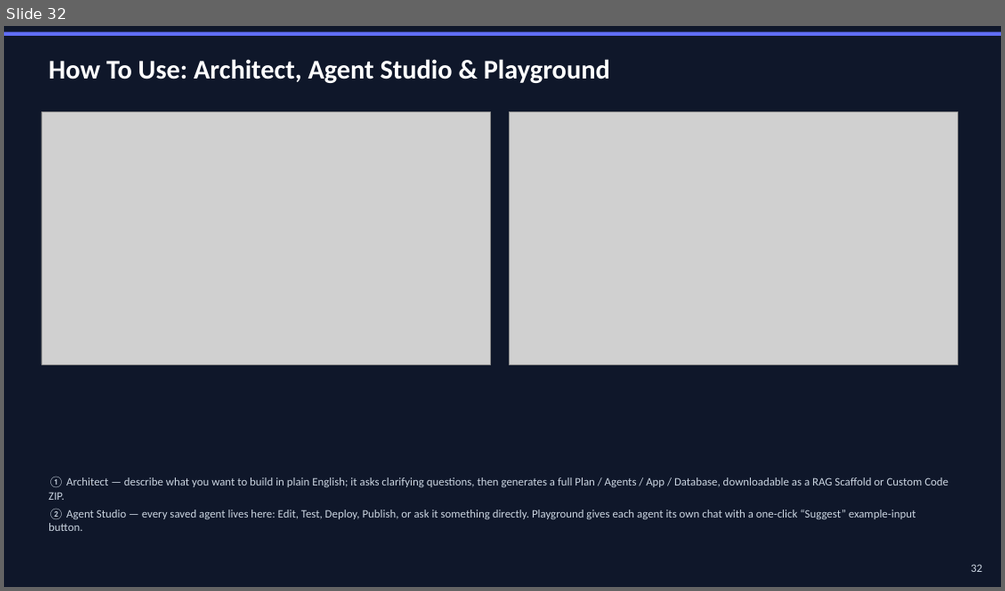
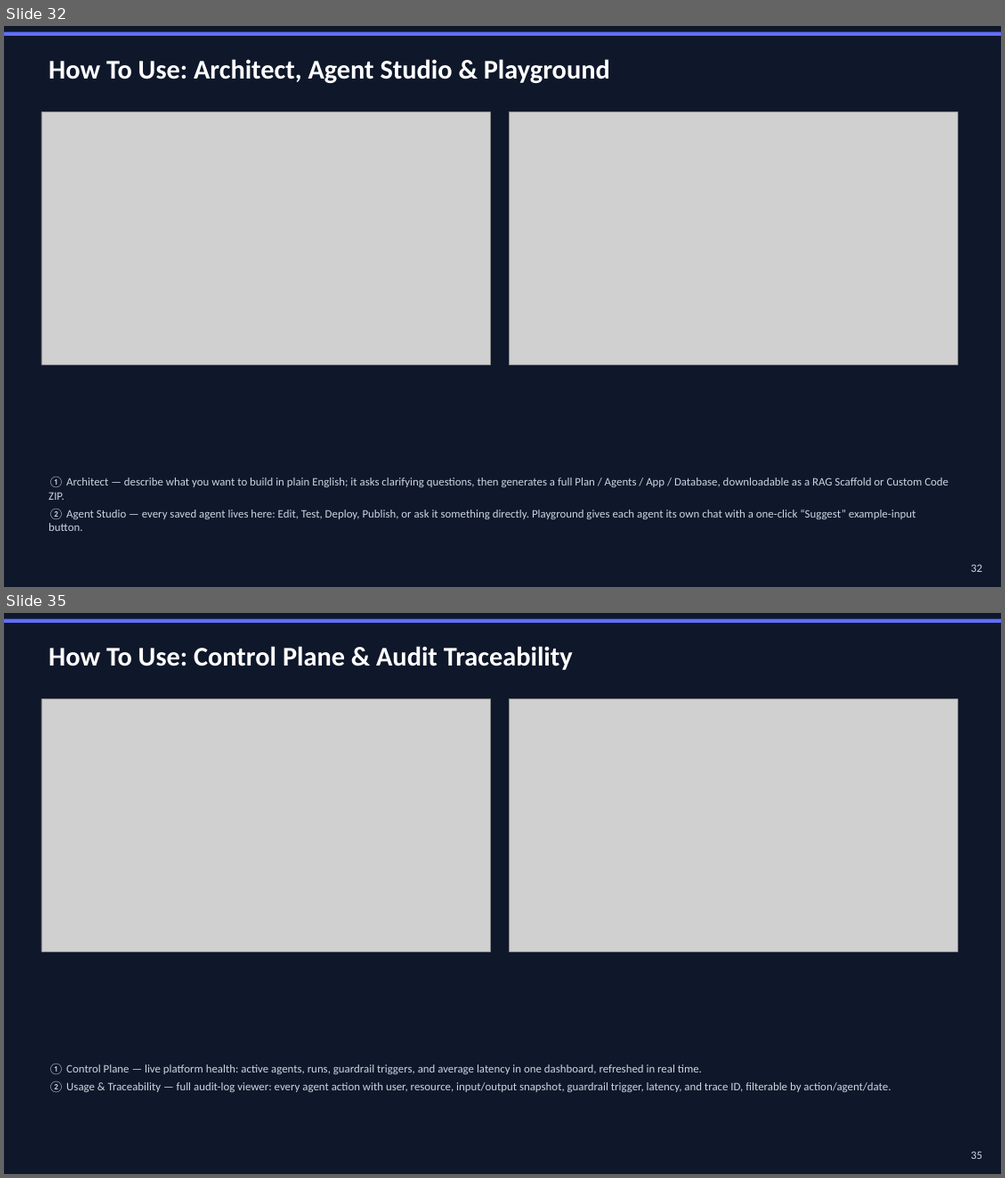
Before and after one commit to nsureshmanikandan/AgentForge, a slide deck: docs/AgentForge-PresentationV8.pptx. Shown one above the other, each under a label of ours: slide 32 before the commit, slides 32 and 35 after it; the slides between them are not shown. The pictures are 1005x591 and 1005x1178 pixels, drawn with LibreOffice and Linux fonts; fonts in the diff are those of the drawing; grey boxes stand for pictures. Boxes give left, top, right and bottom in pixels: in the first picture for what was removed or moved away, otherwise in the second. Text is boxed around its words. In the diff, an @@ line names an element or a change of style, - is before the commit and + after.

Commit message:
Add Home, Prompt Library, Control Plane, Traceability, and Observability slides
Extends the screenshot-based usage guide with 5 more slides (deck is now
37 slides):
- Home & Prompt Library
- Control Plane & Usage/Audit Traceability
- Workflow Observability (real trace data: run counts, status, duration)

Also fixed a stale Playground screenshot that showed the raw "local"
choice instead of the resolved model name -- the underlying dropdown
feature was correct, the first screenshot capture just raced ahead of
the async model-resolution fetch.

```diff
--- a/docs/AgentForge-PresentationV8.pptx
+++ b/docs/AgentForge-PresentationV8.pptx
@@ slide 35 added at <box>4,613,1001,1174</box>, background #FFFFFF @@
@@ rectangle added at <box>4,613,1001,1174</box>, fill #0F172A @@
@@ rectangle added at <box>4,619,1001,623</box>, fill #606EF5 @@
@@ text added at <box>48,646,573,670</box>, 26 pt, text #FFFFFF, bold @@
+How To Use: Control Plane & Audit Traceability
@@ picture added at <box>41,699,490,952</box> @@
@@ picture added at <box>509,699,957,952</box> @@
@@ text added at <box>48,1063,890,1092</box>, 11 pt, text #CBD5E1 @@
+① Control Plane — live platform health: active agents, runs, guardrail triggers, and average latency in one dashboard, refreshed in real time.
+② Usage & Traceability — full audit-log viewer: every agent action with user, resource, input/output snapshot, guardrail trigger, latency, and trace ID, filterable by action/agent/date.
@@ text added at <box>971,1151,982,1159</box>, 11 pt, text #CBD5E1 @@
+35
```
Also in this commit, not shown: 8 slides changed, 2 other slides added.
